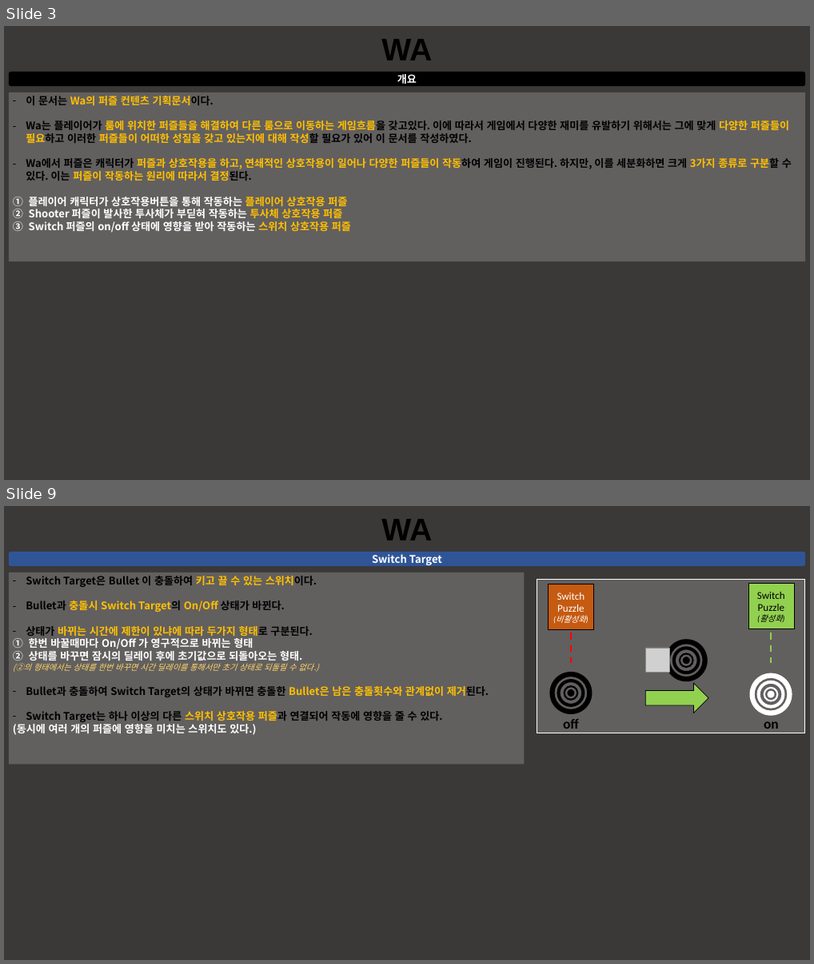
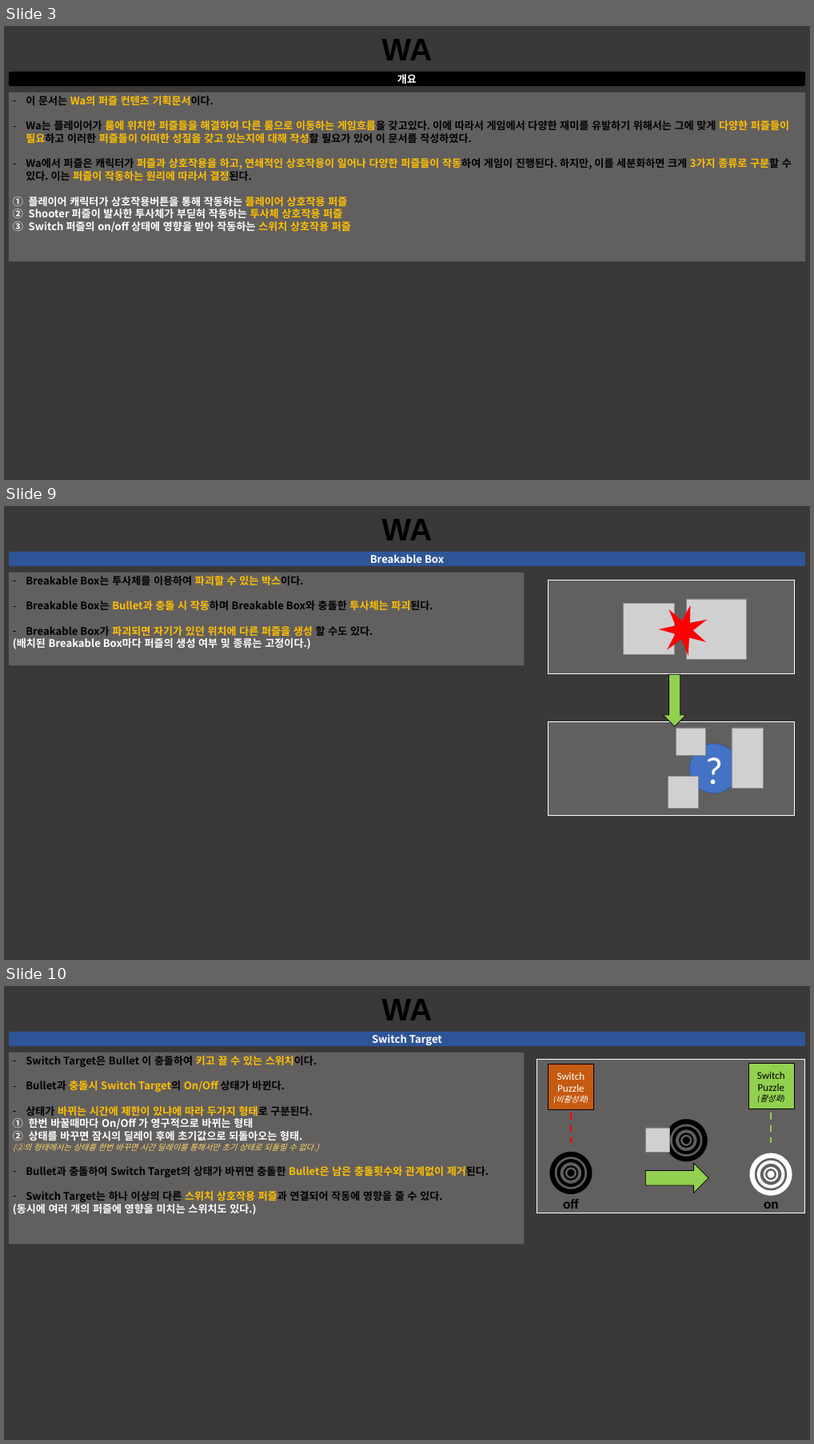
Before and after one commit to taeseongeom/WA, a slide deck: 기획서/신버전/퍼즐 기획.pptx. Shown one above the other, each under a label of ours: slides 3 and 9 before the commit, slides 3, 9 and 10 after it; the slides between them are not shown. The pictures are 814x964 and 814x1444 pixels, drawn with LibreOffice and Linux fonts; fonts in the diff are those of the drawing; grey boxes stand for pictures. Boxes give left, top, right and bottom in pixels: in the first picture for what was removed or moved away, otherwise in the second. Text is boxed around its words. In the diff, an @@ line names an element or a change of style, - is before the commit and + after.

Commit message:
기획서 추가
퍼즐 기획 추가 일단 중간 업로드 한번

```diff
--- a/기획서/신버전/퍼즐 기획.pptx
+++ b/기획서/신버전/퍼즐 기획.pptx
@@ slide 9 added at (4, 506, 810, 960), background #3B3838 @@
@@ text added at (382, 519, 432, 540), 54 pt, text #000000, bold @@
+WA
@@ rounded rectangle added at (9, 552, 806, 566), fill #2F5597, 18 pt, text #FFFFFF, bold @@
+Breakable Box
@@ rectangle added at (9, 572, 525, 665), fill #FFFFFF at 20% opacity, 18 pt, text #000000, bold @@
+– Breakable Box는 투사체를 이용하여 파괴할 수 있는 박스이다.
+– Breakable Box는 Bullet과 충돌 시 작동하며 Breakable Box와 충돌한 투사체는 파괴된다.
+– Breakable Box가 파괴되면 자기가 있던 위치에 다른 퍼즐을 생성 할 수도 있다.
+(배치된 Breakable Box마다 퍼즐의 생성 여부 및 종류는 고정이다.)
@@ rectangle added at (548, 580, 794, 673), fill #FFFFFF at 20% opacity, outline #FFFFFF 1 pt @@
@@ star added at (654, 599, 714, 659), fill #FF0000 @@
@@ picture added at (687, 599, 746, 659) @@
@@ picture added at (624, 603, 674, 654) @@
@@ left arrow added at (663, 674, 686, 726), fill #92D050, outline #000000 1 pt @@
@@ rectangle added at (548, 722, 794, 815), fill #FFFFFF at 20% opacity, outline #FFFFFF 1 pt @@
@@ picture added at (677, 728, 706, 755) @@
@@ ellipse added at (690, 744, 739, 793), fill #4472C4, outline #325491 1 pt, 66 pt, text #FFFFFF @@
+?
@@ picture added at (732, 728, 764, 788) @@
@@ picture added at (668, 776, 698, 808) @@
@@ what was slide 9 is now slide 10 @@
```
Also in this commit, not shown: 5 slides changed, 2 other slides added, 3 other files.
